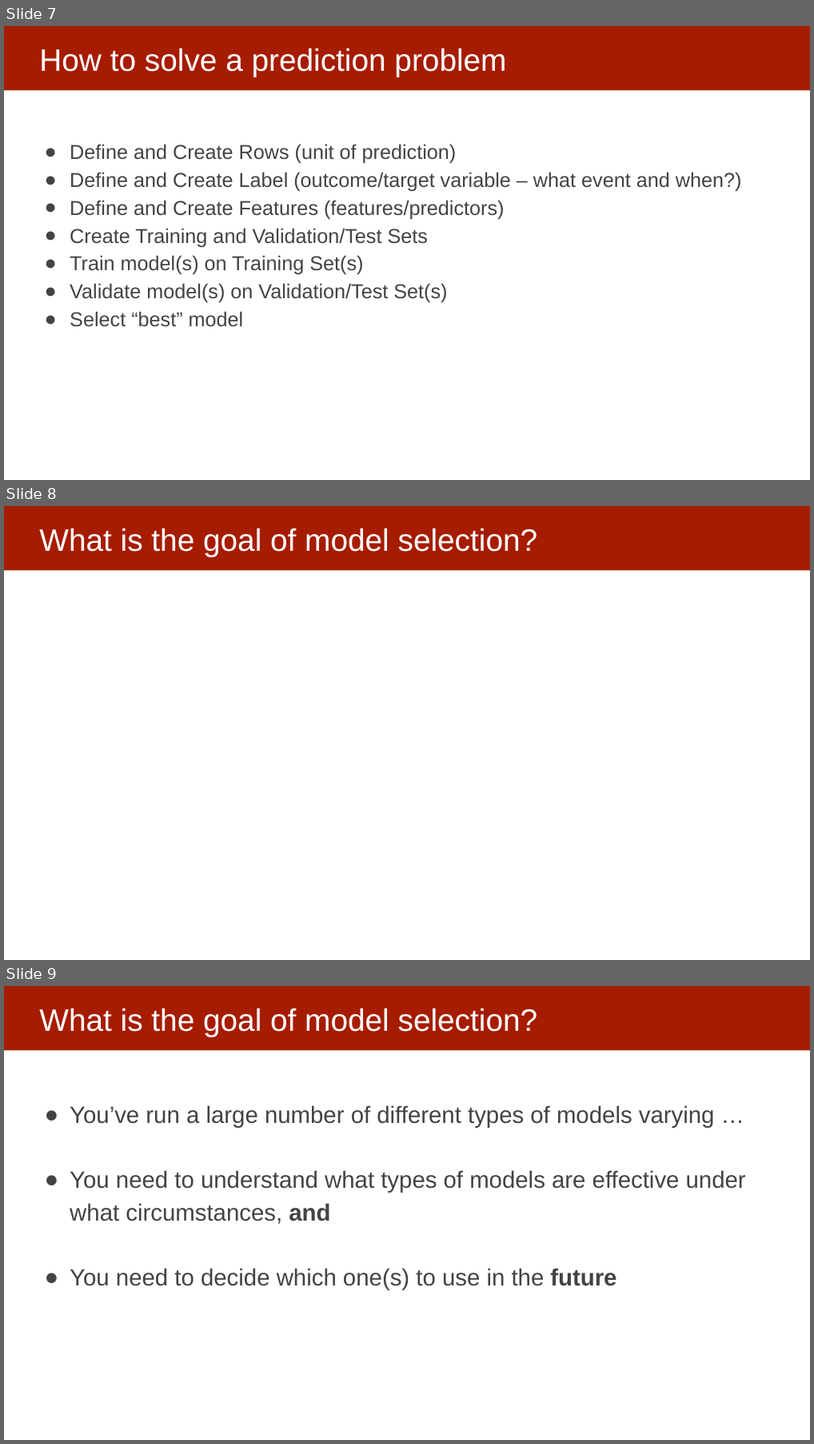
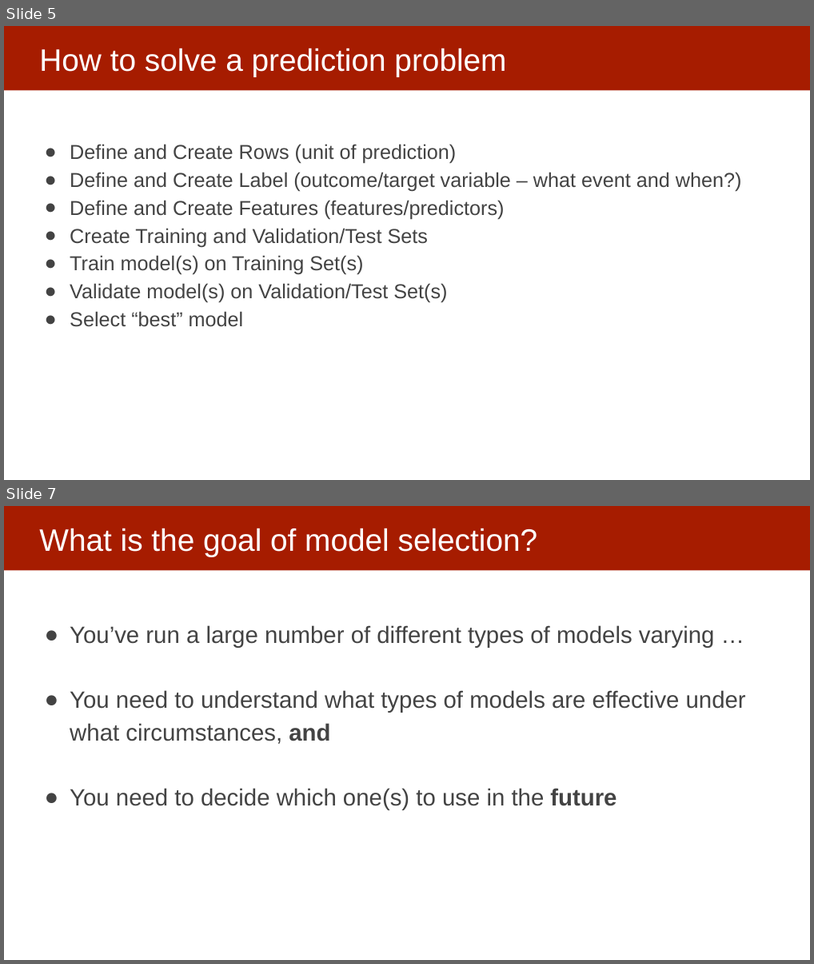
Before and after one commit to dssg/mlforpublicpolicylab, a slide deck: Lectures/10-model-selection-and-validation-part-1.pptx. Shown one above the other, each under a label of ours: slides 7, 8 and 9 before the commit, slides 5 and 7 after it; the slides between them are not shown. The pictures are 814x1444 and 814x964 pixels, drawn with LibreOffice and Linux fonts; fonts in the diff are those of the drawing. Boxes give left, top, right and bottom in pixels: in the first picture for what was removed or moved away, otherwise in the second. Text is boxed around its words. In the diff, an @@ line names an element or a change of style, - is before the commit and + after.

```diff
--- a/Lectures/10-model-selection-and-validation-part-1.pptx
+++ b/Lectures/10-model-selection-and-validation-part-1.pptx
@@ slide 8 removed at [4,506,810,960], background #FFFFFF; not listed: 1 template element that a slide beside it also shows @@
@@ title removed at [39,528,538,556] @@
-What is the goal of model selection?
@@ what was slide 7 is now slide 5 @@
@@ what was slide 9 is now slide 7 @@
```
Also in this commit, not shown: 5 slides changed, 1 slide added, 1 other slide removed.
